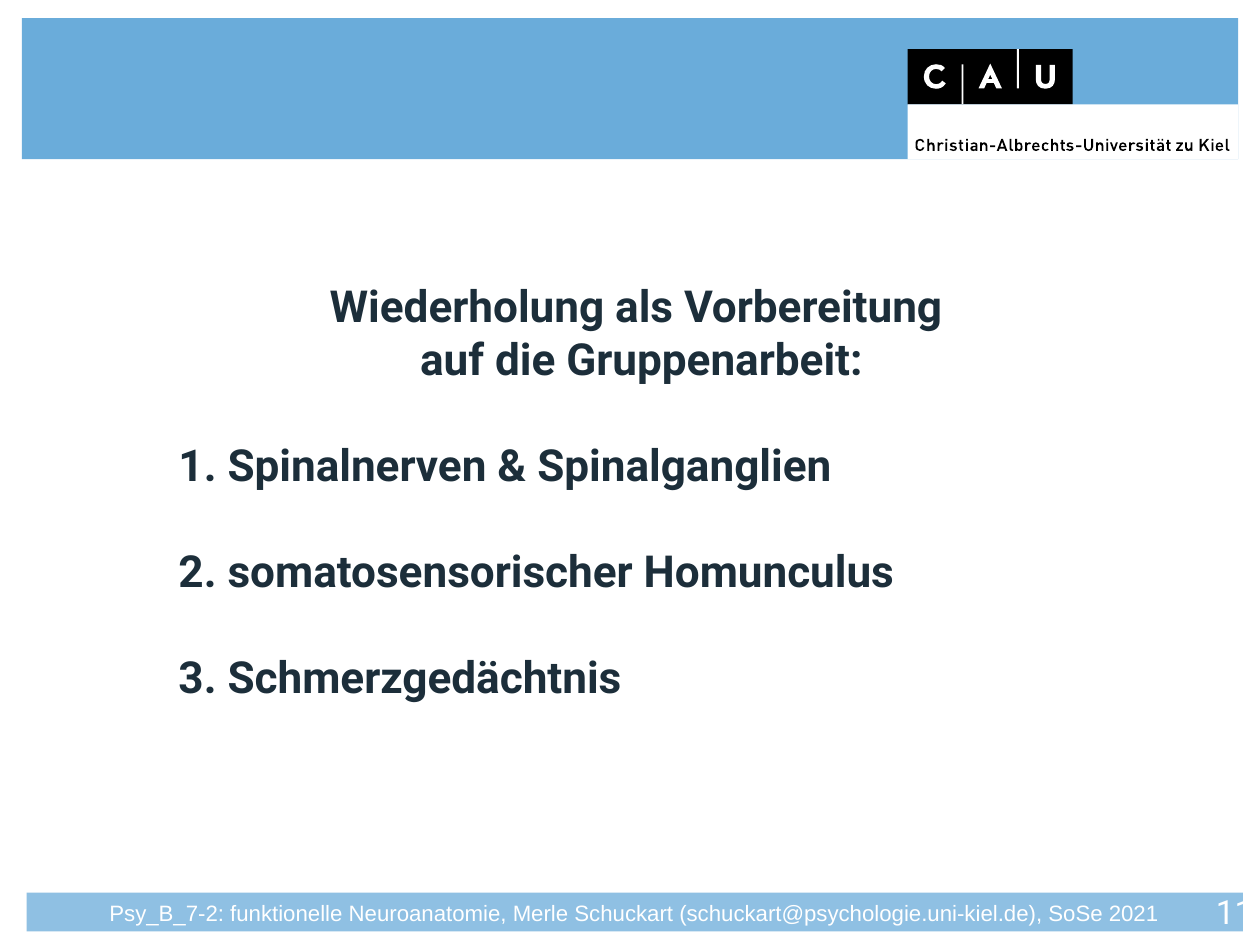
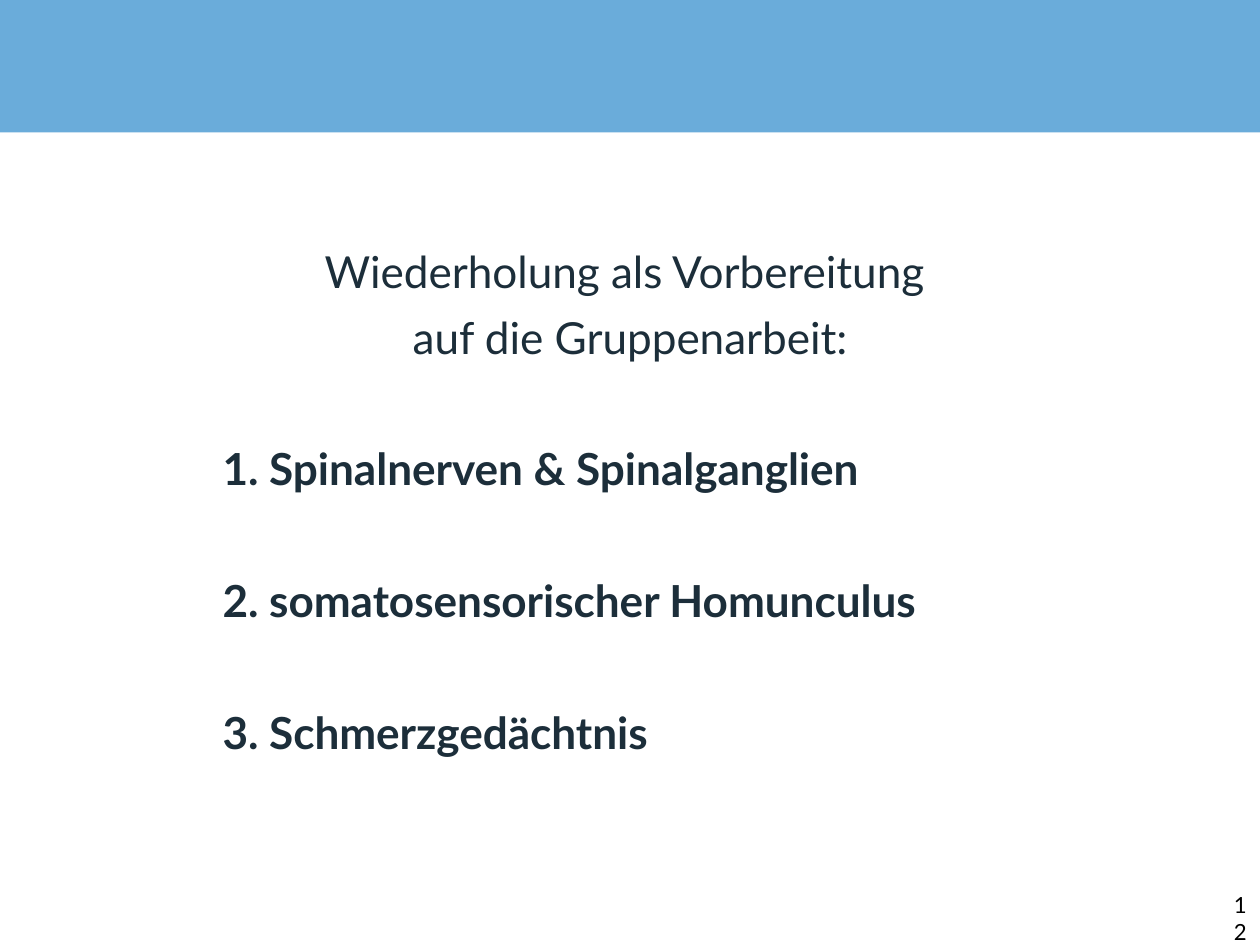
Before and after one commit to JuliusWelzel/teaching, a slide deck: slide 12 of seminars/funct_neuroanatomy_jw/Seminarfolien/FunNeuro_S07_Schmerz_MS.pptx (slide 11 before the commit). Drawn at 1260x945 pixels with LibreOffice and Linux fonts; fonts in the diff are those of the drawing; background and template pictures are left out. Boxes give left, top, right and bottom in pixels: in the first picture for what was removed or moved away, otherwise in the second. Text is boxed around its words. In the diff, an @@ line names an element or a change of style, - is before the commit and + after.

```diff
--- a/seminars/funct_neuroanatomy_jw/Seminarfolien/FunNeuro_S07_Schmerz_MS.pptx
+++ b/seminars/funct_neuroanatomy_jw/Seminarfolien/FunNeuro_S07_Schmerz_MS.pptx
@@ rectangle: place and size @@
-rectangle at box(21, 19, 1239, 160)
+rectangle at box(0, 0, 1260, 132)
@@ group removed at box(908, 49, 1239, 159): 4 rectangles, 4 freeform shapes @@
@@ text "Wiederholung als Vorbereitung": place and size @@
-text "Wiederholung als Vorbereitung" at box(178, 289, 942, 702)
+text "Wiederholung als Vorbereitung" at box(223, 255, 924, 757)
@@ text "Wiederholung als Vorbereitung" at box(223, 255, 924, 757): font Roboto to Lato; bold off in "Wiederholung als Vorbereitung", "auf die Gruppenarbeit:"; more space between paragraphs; indent changed; vertical alignment bottom to top @@
@@ rectangle removed at box(27, 893, 1244, 932) @@
@@ page number at box(1216, 894, 1253, 933): text changed; size 18 to 12 pt; font Roboto to Lato; text colour #FFFFFF to #000000 @@
-11
+12
```
Also in this commit, not shown: 19 other slides changed, 3 slides added, 2 slides removed, 8 other files.
